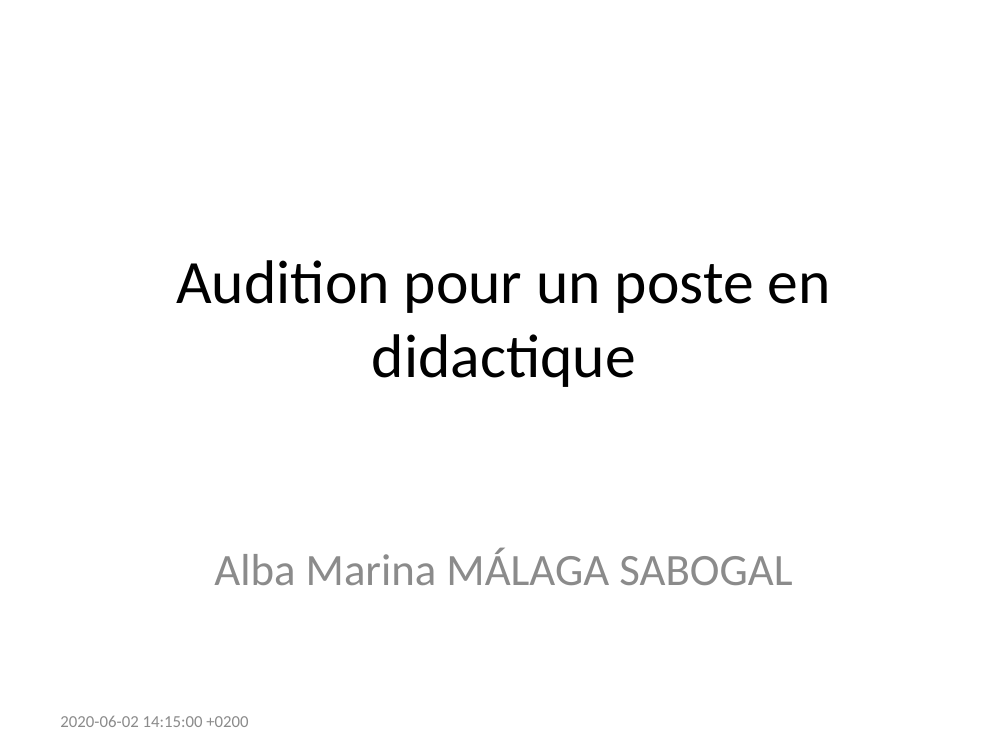
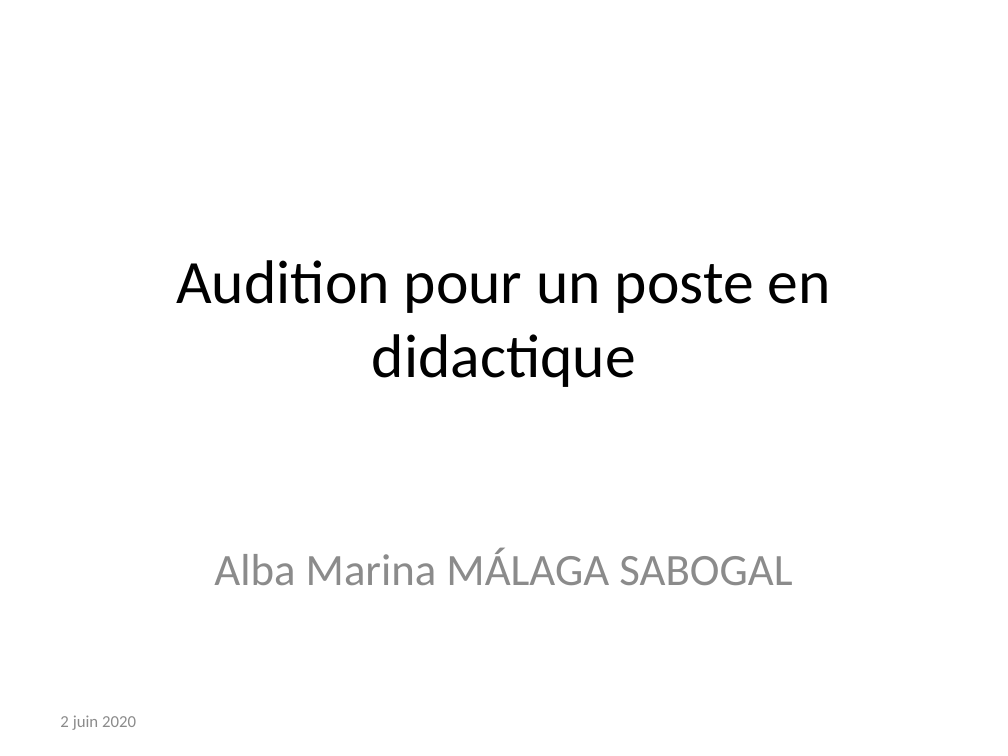
Before and after one commit to albamath/Marseille, a slide deck: slide 1 of 2020-06-01.pptx. Drawn at 1008x756 pixels with LibreOffice and Linux fonts; fonts in the diff are those of the drawing. Boxes give left, top, right and bottom in pixels: in the first picture for what was removed or moved away, otherwise in the second. Text is boxed around its words. In the diff, an @@ line names an element or a change of style, - is before the commit and + after.

```diff
--- a/2020-06-01.pptx
+++ b/2020-06-01.pptx
@@ text at (60,715,136,730): text changed @@
-2020-06-02 14:15:00 +0200
+2 juin 2020
```
Also in this commit, not shown: 2 other slides changed, 4 other files.
